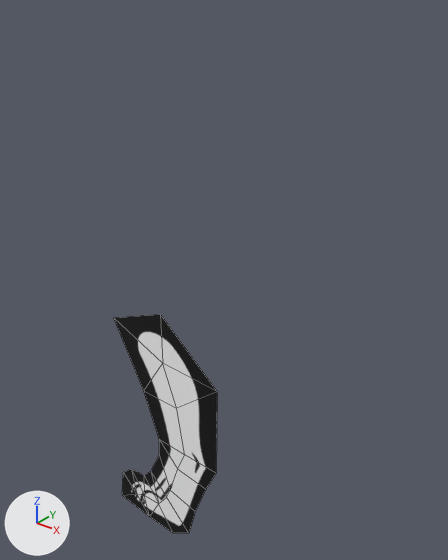
What one commit did to the Blender file Util/ExportToBlender/blenderstuff/pythontest.blend.
Both versions are drawn from a camera (50 mm lens) standing at (3.68, -3.41, 1.26) and looking at (0.7, 0.32, -1.05). Lighting does not change. The marker at lower left points along +X, +Y and +Z. Mesh edges are drawn as thin lines.

The scene before the commit, as lines of its bpy script (objects in view):
```python
me_mybeautifulmesh_009 = bpy.data.meshes.new('myBeautifulMesh.009')
me_mybeautifulmesh_009.from_pydata(...)  # 26 vertices, 25 faces; spans x -0.52..0.88, y 0.0, z -4.06..-1.41
me_mybeautifulmesh_009.materials.append(mat_material_002)  # picture img_digileg_png_001
ob_mybeautifulmesh_009 = bpy.data.objects.new('myBeautifulMesh.009', me_mybeautifulmesh_009)
ob_mybeautifulmesh_009.location = (0.0, 0.0, 0.0)
```
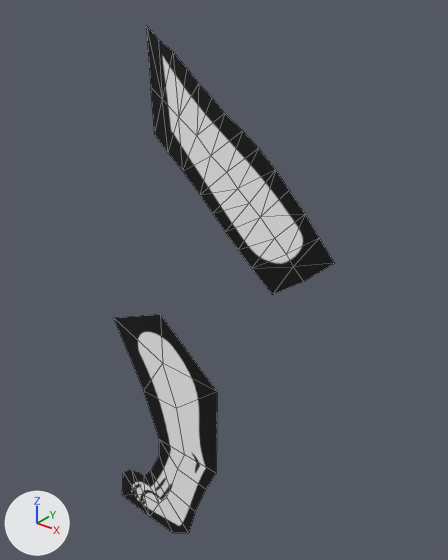
Where the change shows, as pixel boxes (x1, y1, x2, y2) in the pictures (448 x 560 px):
```json
{"object": "myBeautifulMesh.003", "change": "added", "after": [146, 26, 334, 295]}
```

Edits to the scene script, one JSON object a line:
```json
{"op": "add", "block": "img_tailshort_png", "code": ["img_tailshort_png = load_image('tailshort.png', 'tailshort.png', 256, 256, 'sRGB')"]}
{"op": "add", "block": "mat_material_006", "code": ["mat_material_006 = principled_material('Material.006')", "mat_material_006.texture = img_tailshort_png"]}
{"op": "add", "block": "me_mybeautifulmesh_003", "code": ["me_mybeautifulmesh_003 = bpy.data.meshes.new('myBeautifulMesh.003')", "me_mybeautifulmesh_003.from_pydata(...)  # 36 vertices, 45 faces; spans x 0.24..1.9, y 0.0, z -0.84..0.95", "me_mybeautifulmesh_003.materials.append(mat_material_006)  # picture img_tailshort_png"]}
{"op": "add", "block": "ob_mybeautifulmesh_003", "code": ["ob_mybeautifulmesh_003 = bpy.data.objects.new('myBeautifulMesh.003', me_mybeautifulmesh_003)", "ob_mybeautifulmesh_003.location = (0.0, 0.0, 0.0)"]}
```
